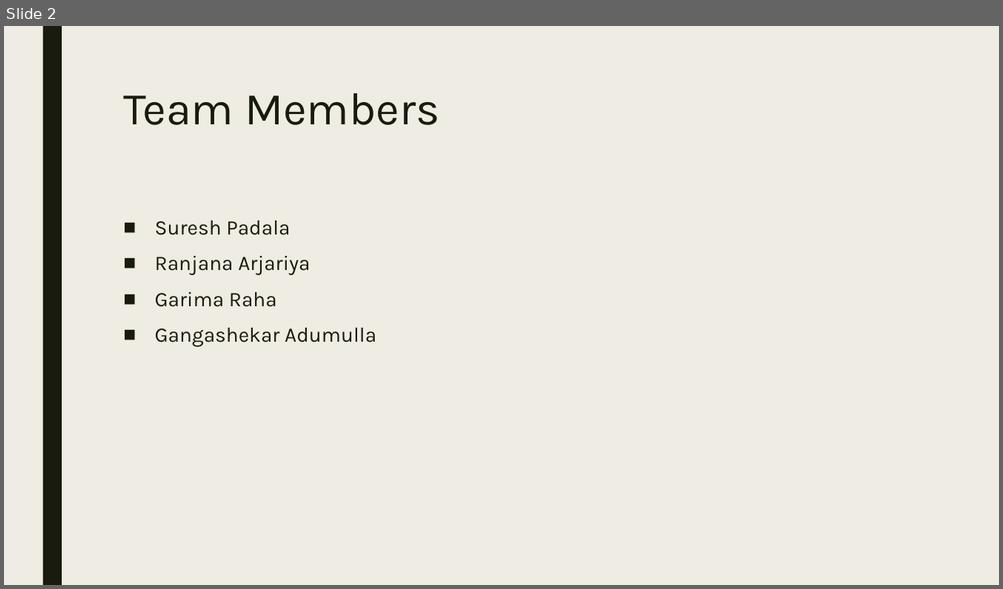
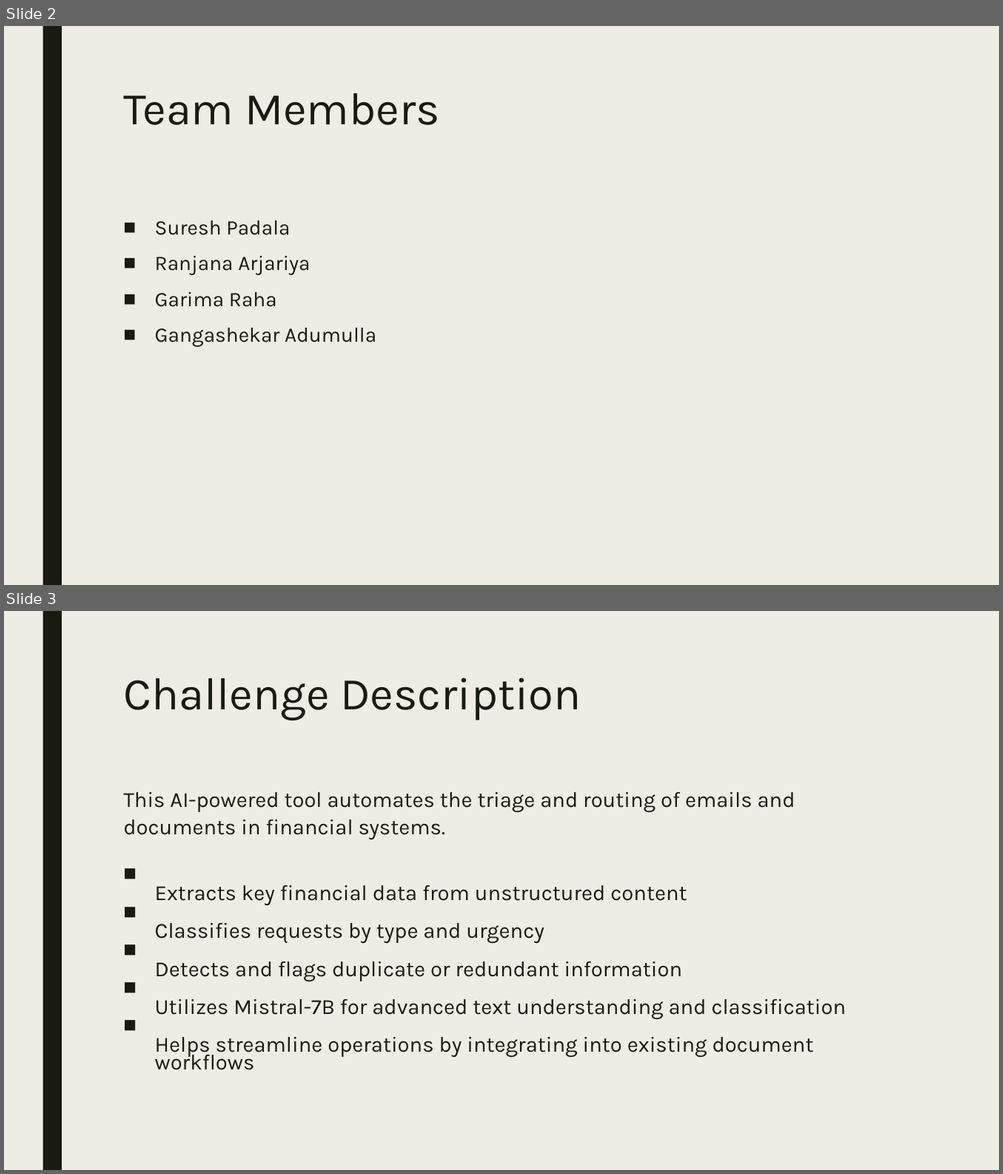
Before and after one commit to ewfx/gaied-ai-squad, a slide deck: artifacts/demo/AISquad_Gen AI Orchestrator for Email and Document Triage.pptx. Shown one above the other, each under a label of ours: slide 2 before the commit, slides 2 and 3 after it. The pictures are 1003x589 and 1003x1174 pixels, drawn with LibreOffice and Linux fonts; fonts in the diff are those of the drawing. Boxes give left, top, right and bottom in pixels: in the first picture for what was removed or moved away, otherwise in the second. Text is boxed around its words. In the diff, an @@ line names an element or a change of style, - is before the commit and + after.

```diff
--- a/artifacts/demo/AISquad_Gen AI Orchestrator for Email and Document Triage.pptx
+++ b/artifacts/demo/AISquad_Gen AI Orchestrator for Email and Document Triage.pptx
@@ slide 3 added at [4,611,999,1170], background #EFEDE3; not listed: 1 template element that a slide beside it also shows @@
@@ title added at [123,678,580,721], 44 pt, text #191B0E @@
+Challenge Description
@@ text added at [123,792,846,1071], 20.9 pt, text #191B0E @@
+This AI-powered tool automates the triage and routing of emails and
+documents in financial systems.
+■ Extracts key financial data from unstructured content
+■ Classifies requests by type and urgency
+■ Detects and flags duplicate or redundant information
+■ Utilizes Mistral-7B for advanced text understanding and classification
+■ Helps streamline operations by integrating into existing document workflows
```
Also in this commit, not shown: 2 slides changed, 5 other slides added, 5 slides removed.
